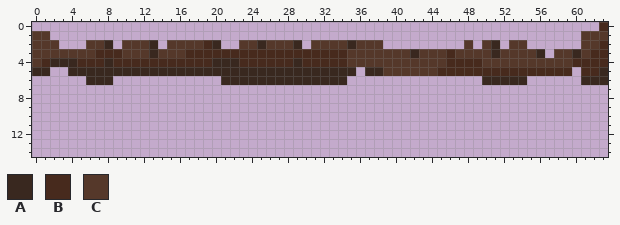
Pixel-art sprite -- assets/images/bridge.png. Above is the file before it was changed.
The file is 64x15 pixels.
Palette (. is transparent): A #39281f  B #472a1d  C #55382a
Pixels before, first column x 0:
0 ...............................................................B
1 CC...........................................................CCC
2 CCC...CCA.CCCA.CCCCBA..CCACCCA.CCCCACCC.........C.CA.CC......CCB
3 CCCCCCCBBBCCCACCCBBBBBBBBBBBBBBBBBBCCCCCCCACCCBCCCCACCCCA.CCACBB
4 CBAAABBBABBBBBBBBBBBAAABBBBBBABBBBBCCCCCCCCCCCBBBBCCCCCCCCCCBBBB
5 AA..AAAAAAAAAAAAAAAAAAAAAAAAAAAAAAAA.AACCCCCCBBBBBBBBBBBBBBB.BBA
6 ......AAA............AAAAAAAAAAAAAA...............AAAAA......AAA
After the commit:
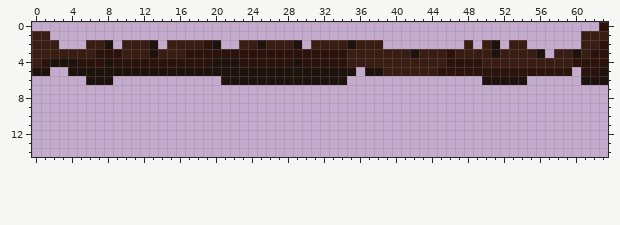
What changed:
Colour A changes from #39281f to #1e120d.
Colour B changes from #472a1d to #2b130c.
Colour C changes from #55382a to #391d13.
Where, in picture pixels (left, top, right, bottom), the same in both pictures:
changed: (32, 22, 608, 85)
